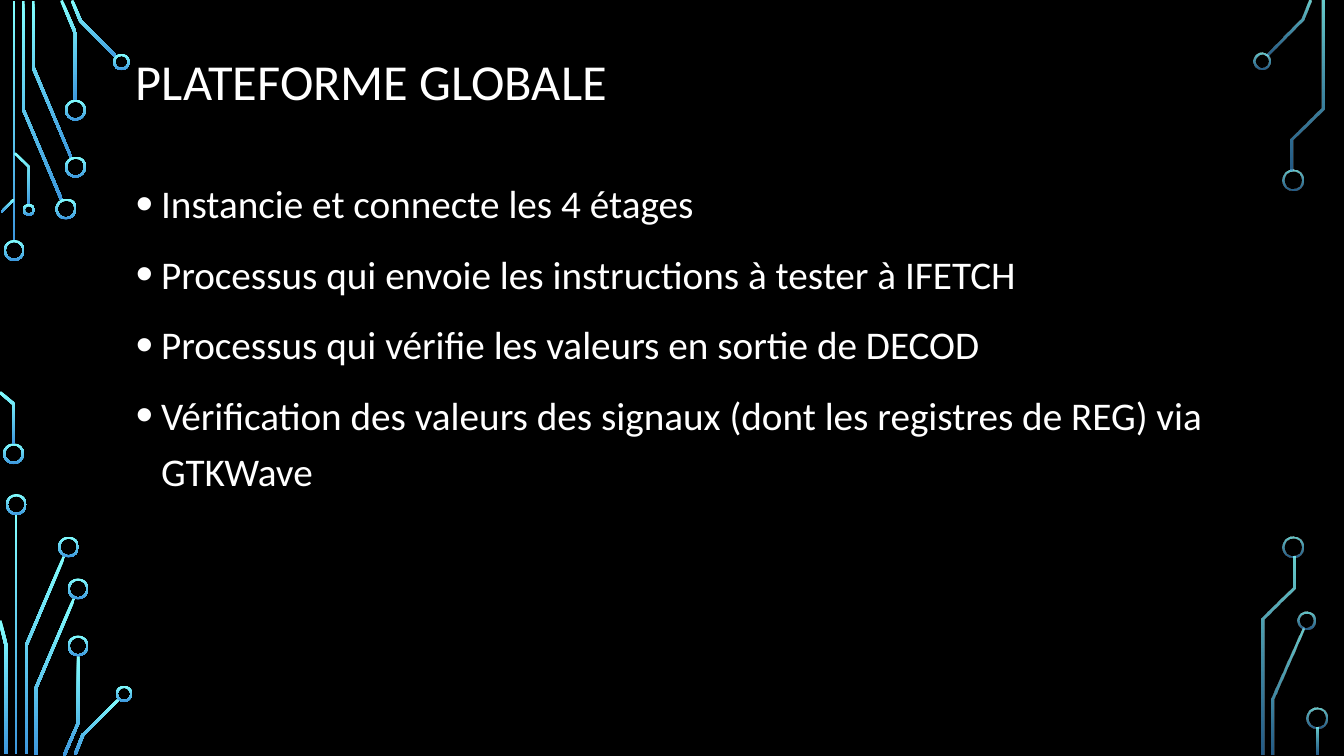
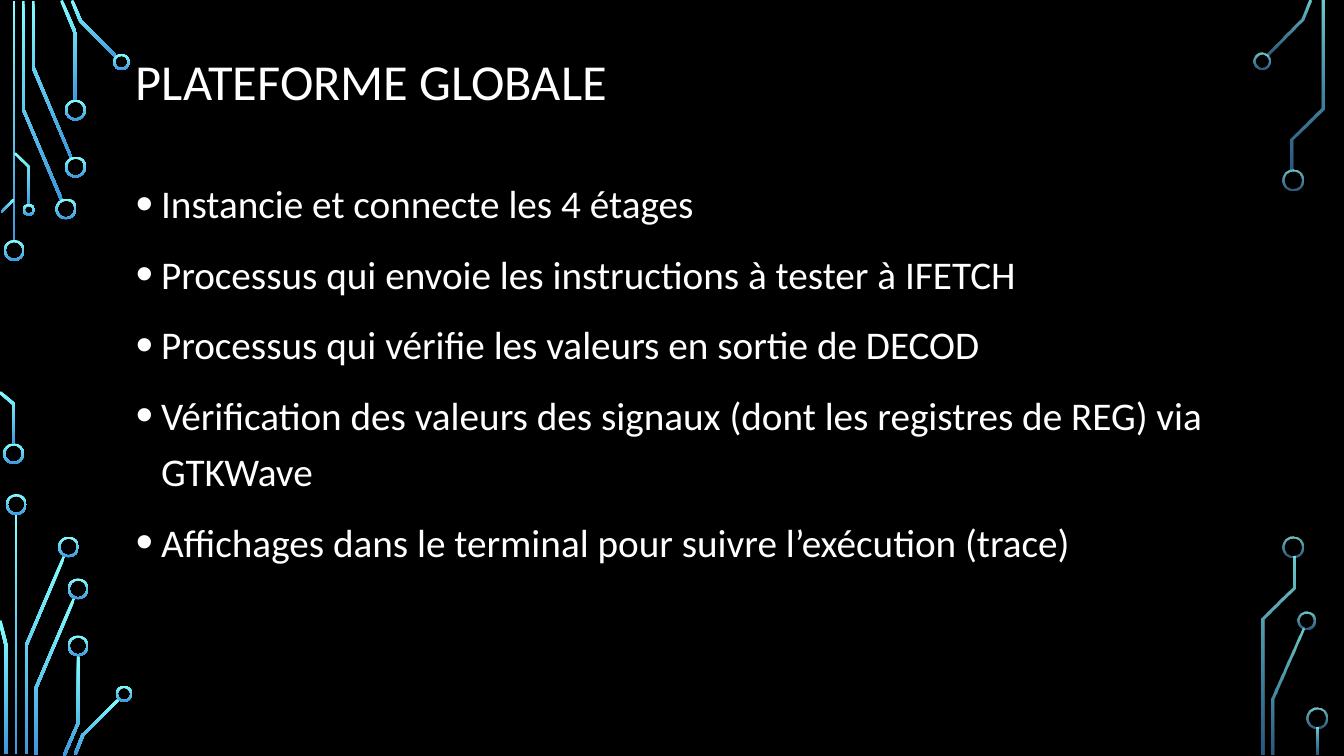
Before and after one commit to Nova-Aegis/VLSI-arm_cpu-project, a slide deck: slide 12 of rapport/VLSI-project-pres.pptx. Drawn at 1344x756 pixels with LibreOffice and Linux fonts; fonts in the diff are those of the drawing; background and template pictures are left out. Boxes give left, top, right and bottom in pixels: in the first picture for what was removed or moved away, otherwise in the second. Text is boxed around its words. In the diff, an @@ line names an element or a change of style, - is before the commit and + after.

```diff
--- a/rapport/VLSI-project-pres.pptx
+++ b/rapport/VLSI-project-pres.pptx
@@ text at [161, 528, 1069, 564]: paragraph added @@
+• Affichages dans le terminal pour suivre l’exécution (trace)
```
Also in this commit, not shown: 6 other slides changed, 1 slide added, 3 other files.
